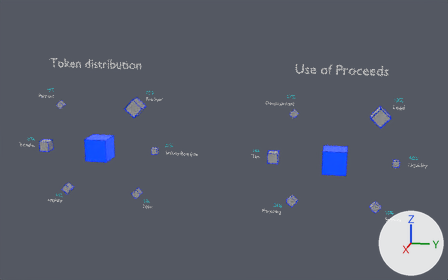
Before and after pictures for a commit that changed the glTF model src/tokenModel.glb.
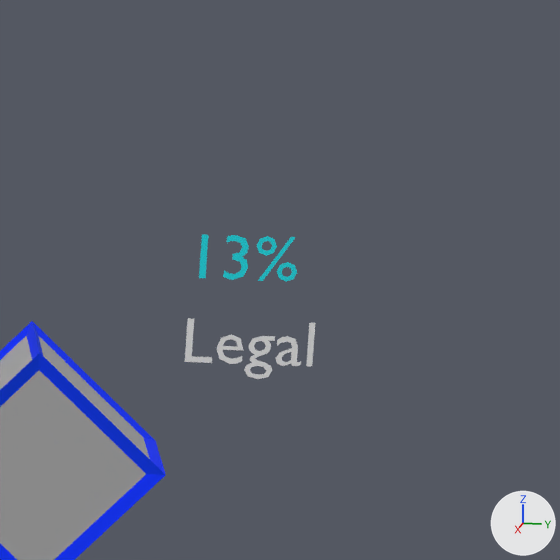
The first picture shows the older version from a 50 mm lens placed at (11.69, 2.56, 3.17), pointed at (-0.05, 0.21, 0.23). The close-ups show both versions on the part from 84% to 95% of the width and 28% to 45% of the height of that picture; other places that the commit changed are outside them. Lighting does not change. The marker at lower right points along +X, +Y and +Z. Where no turn or scale is listed for an object, it has been applied to the vertices.

Names of what the first close-up shows: 'Cube.005', 'Text.020', 'Text.021'.
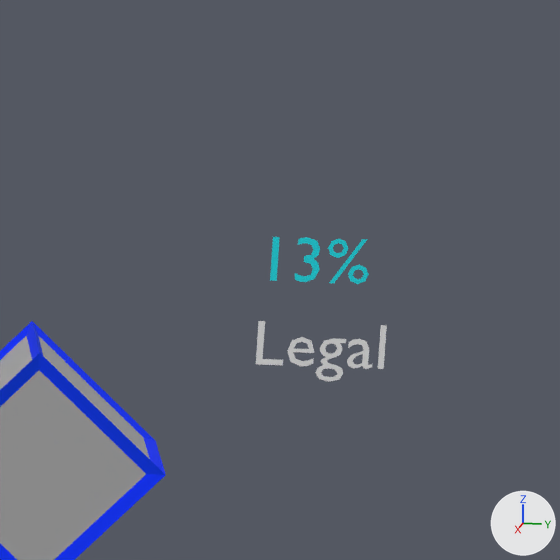
Edits to the scene script, one JSON object a line:
```json
{"op": "set", "path": "ob_text_020.location", "old": "(0.0, 3.404, 1.121)", "new": "(0.0, 3.512, 1.121)"}
{"op": "set", "path": "ob_text_021.location", "old": "(0.0, 3.404, 0.987)", "new": "(0.0, 3.512, 0.987)"}
```

Boxes (x1, y1, x2, y2) around the edits, measured in the close-ups (560 x 560 px):
```json
{"object": "Text.021", "change": "moved", "before": [185, 318, 315, 379], "after": [256, 321, 387, 382]}
{"object": "Text.020", "change": "moved", "before": [199, 234, 297, 282], "after": [270, 237, 369, 284]}
```
